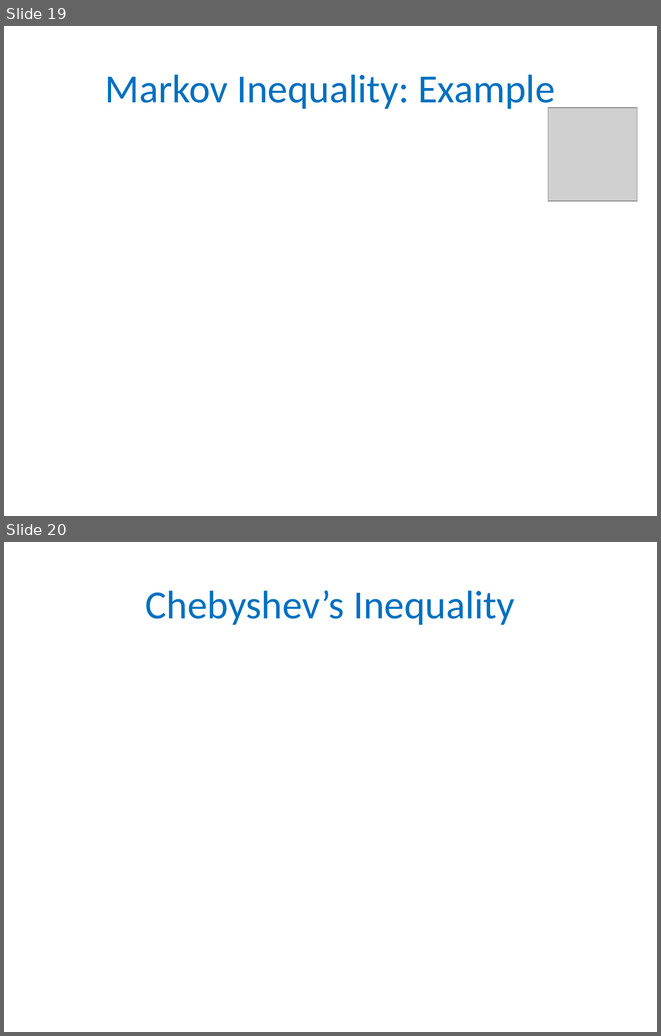
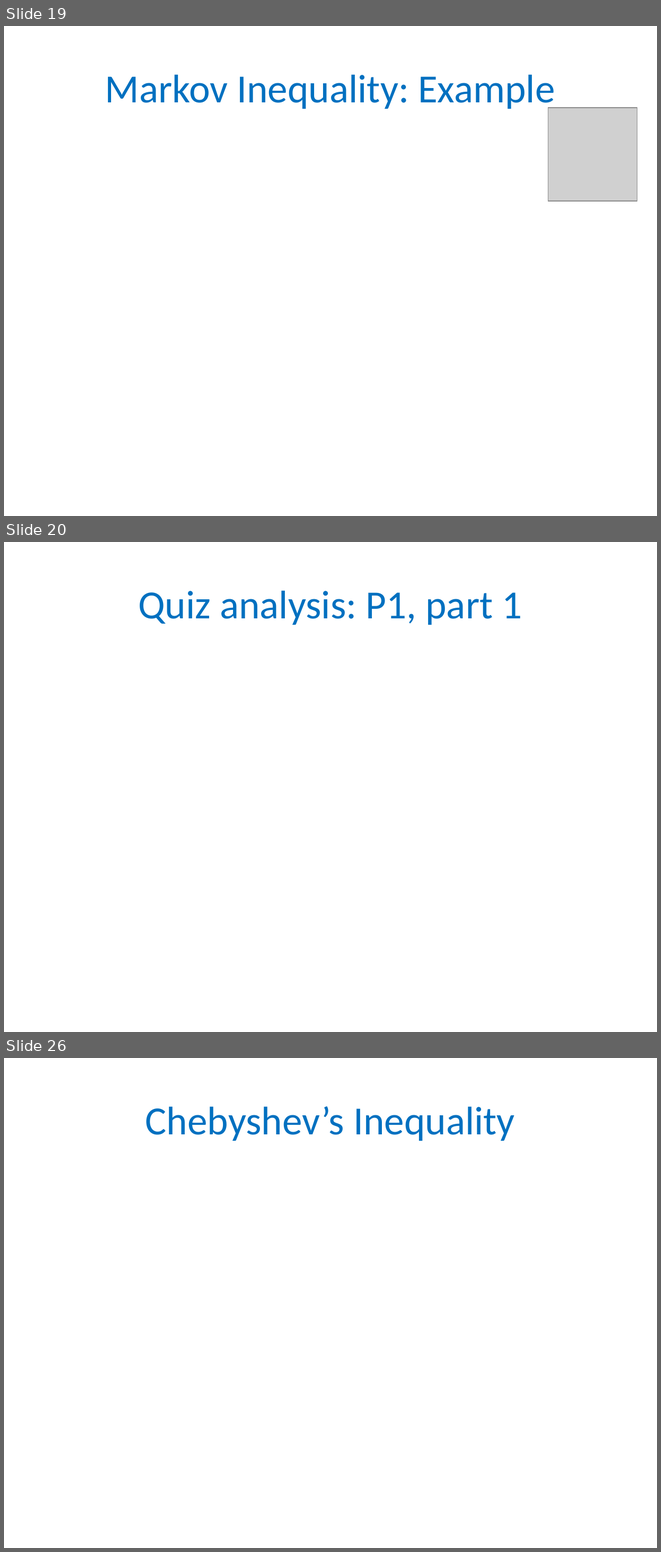
Before and after one commit to gyaroslavtsev/gyaroslavtsev.github.io, a slide deck: b609/lec01.pptx. Shown one above the other, each under a label of ours: slides 19 and 20 before the commit, slides 19, 20 and 26 after it; the slides between them are not shown. The pictures are 661x1036 and 661x1552 pixels, drawn with LibreOffice and Linux fonts; fonts in the diff are those of the drawing; grey boxes stand for pictures. Boxes give left, top, right and bottom in pixels: in the first picture for what was removed or moved away, otherwise in the second. Text is boxed around its words. In the diff, an @@ line names an element or a change of style, - is before the commit and + after.

```diff
--- a/b609/lec01.pptx
+++ b/b609/lec01.pptx
@@ slide 20 added at box(4, 542, 657, 1032), background #FFFFFF @@
@@ title added at box(138, 590, 522, 625), 44 pt, text #0070C0 @@
+Quiz analysis: P1, part 1
@@ what was slide 20 is now slide 26 @@
```
Also in this commit, not shown: 1 slide changed, 5 other slides added, 23 other files.
